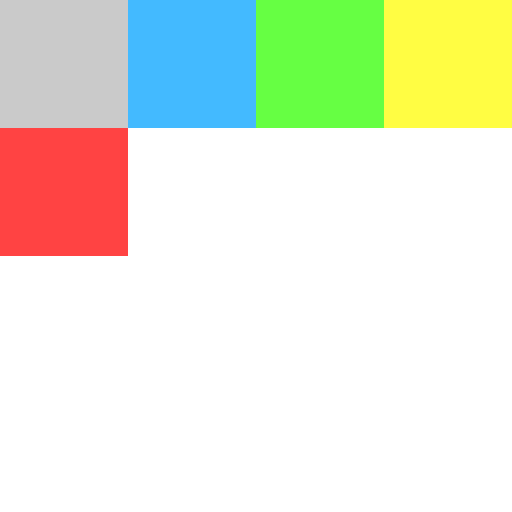
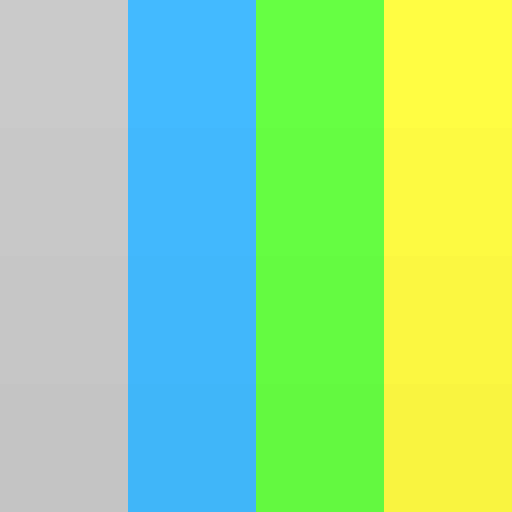
The second 512 × 512 image is a revision of the first. Changes to its layers:
added layer "Layer 1" above "Hue/Saturation 2" over [0, 128, 512, 256]
added layer "Layer 2" above "Hue/Saturation 3" over [0, 256, 512, 384]
added layer "Layer 3" over [0, 384, 512, 512]
